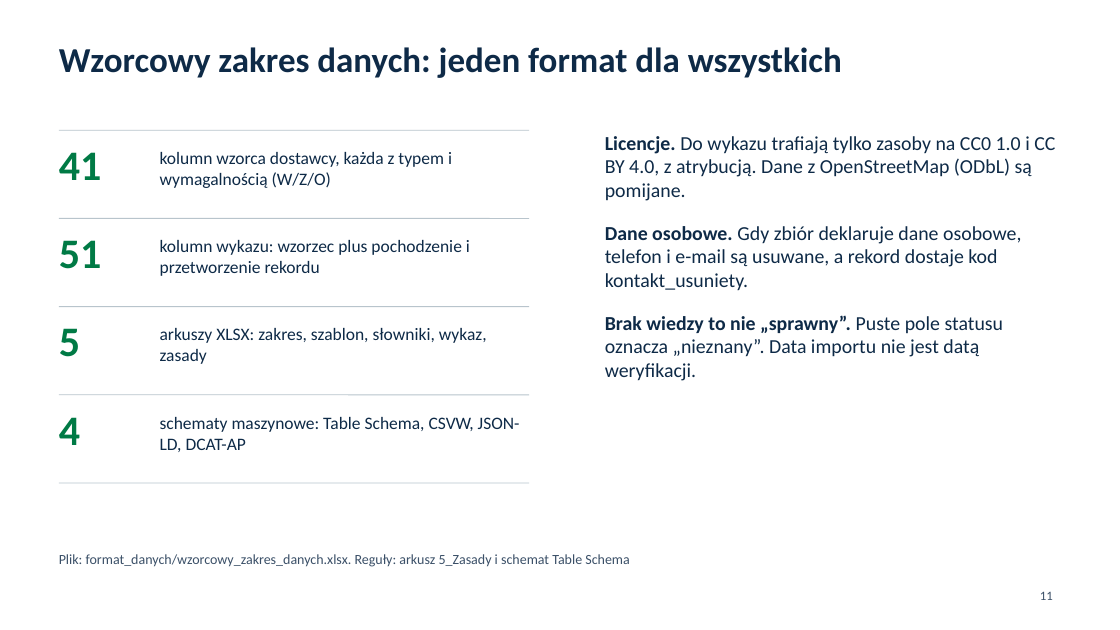
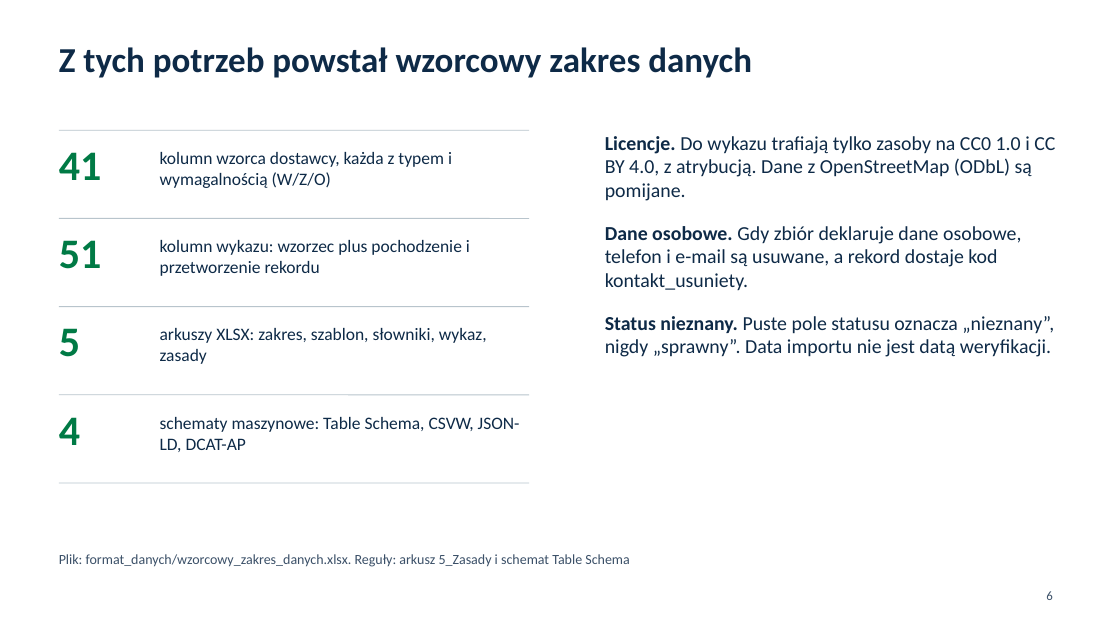
Before and after one commit to Bleidhu/Hack_Nation_2026_Open_AED, a slide deck: slide 6 of ZGLOSZENIE/prezentacja/dane_przezycie_prezentacja.pptx (slide 11 before the commit). Drawn at 1120x630 pixels with LibreOffice and Linux fonts; fonts in the diff are those of the drawing. Boxes give left, top, right and bottom in pixels: in the first picture for what was removed or moved away, otherwise in the second. Text is boxed around its words. In the diff, an @@ line names an element or a change of style, - is before the commit and + after.

Commit message:
Prezentacja: nowa linia opowieści (problem, źródła, potrzeby i pola wzorca, mechanizm, zrzuty, dodatki, ograniczenia, akcja z korzyściami), teksty po miodkuj i unslop

```diff
--- a/ZGLOSZENIE/prezentacja/dane_przezycie_prezentacja.pptx
+++ b/ZGLOSZENIE/prezentacja/dane_przezycie_prezentacja.pptx
@@ title at (59,47,752,78): text changed @@
-Wzorcowy zakres danych: jeden format dla wszystkich
+Z tych potrzeb powstał wzorcowy zakres danych
@@ text at (605,316,1054,357): text changed @@
-Brak wiedzy to nie „sprawny”. Puste pole statusu oznacza „nieznany”. Data importu nie jest datą weryfikacji.
+Status nieznany. Puste pole statusu oznacza „nieznany”, nigdy „sprawny”. Data importu nie jest datą weryfikacji.
@@ page number at (1046,591,1052,600): text changed @@
-11
+6
```
Also in this commit, not shown: 4 other slides changed, 5 slides added, 1 slide removed, 9 other files.
